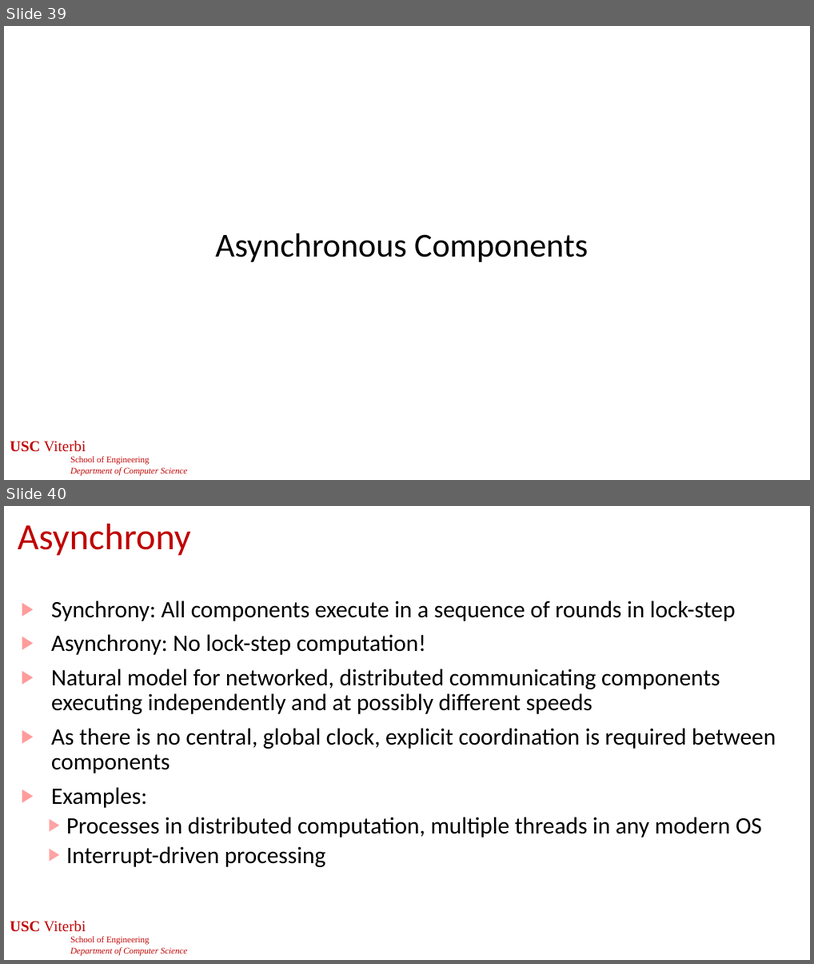
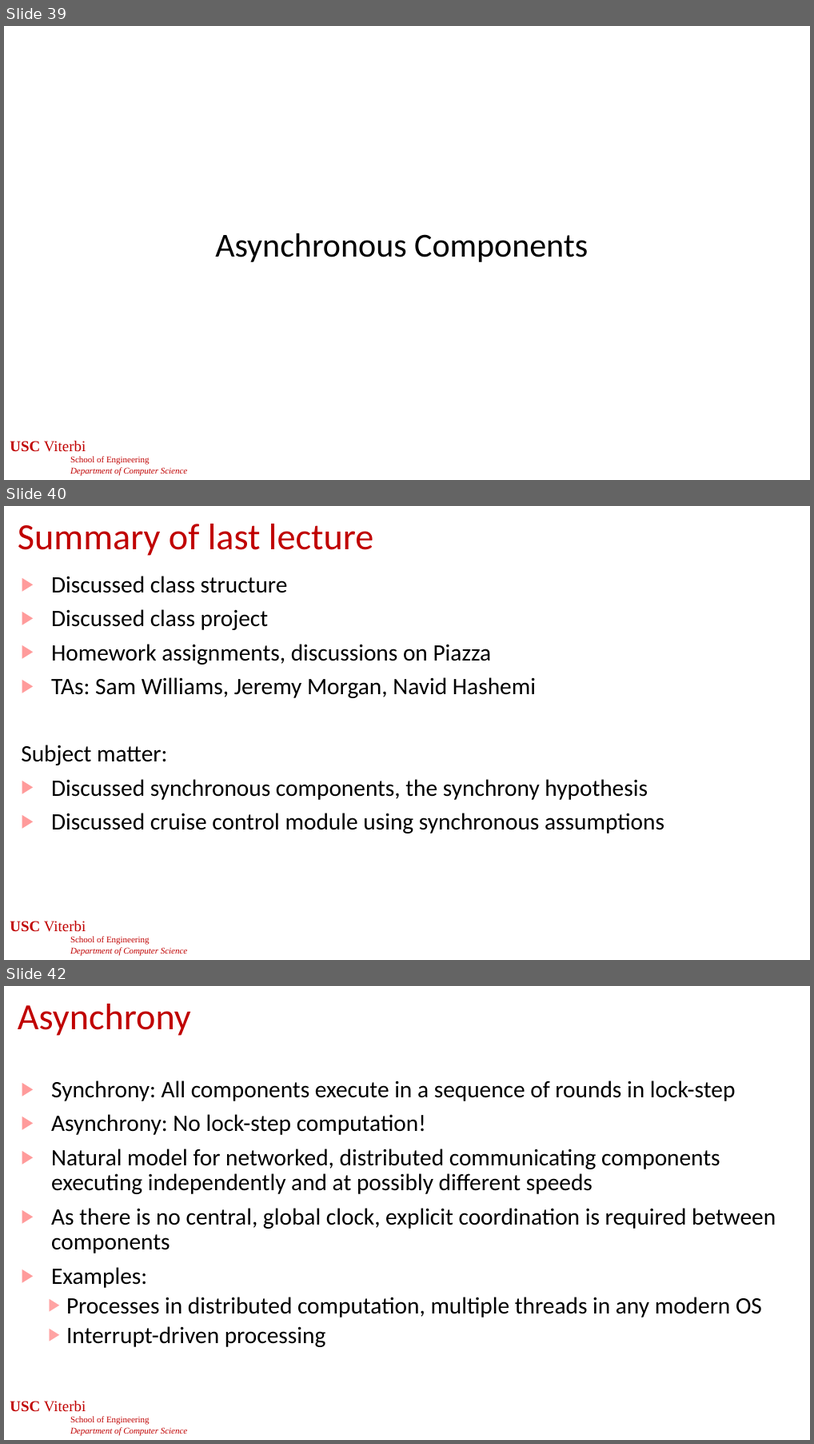
Before and after one commit to jdeshmukh/jdeshmukh.github.io, a slide deck: teaching/cs513slides/lecture1-Models.pptx. Shown one above the other, each under a label of ours: slides 39 and 40 before the commit, slides 39, 40 and 42 after it; the slides between them are not shown. The pictures are 814x964 and 814x1444 pixels, drawn with LibreOffice and Linux fonts; fonts in the diff are those of the drawing; background and template pictures are left out. Boxes give left, top, right and bottom in pixels: in the first picture for what was removed or moved away, otherwise in the second. Text is boxed around its words. In the diff, an @@ line names an element or a change of style, - is before the commit and + after.

```diff
--- a/teaching/cs513slides/lecture1-Models.pptx
+++ b/teaching/cs513slides/lecture1-Models.pptx
@@ slide 40 added at <box>4,506,810,960</box>, background #FFFFFF; not listed: 1 template element that a slide beside it also shows @@
@@ title added at <box>18,524,374,556</box>, 44 pt, text #C00000 @@
+Summary of last lecture
@@ text added at <box>21,576,665,833</box>, 28 pt, text #000000 @@
+▶ Discussed class structure
+▶ Discussed class project
+▶ Homework assignments, discussions on Piazza
+▶ TAs: Sam Williams, Jeremy Morgan, Navid Hashemi
+Subject matter:
+▶ Discussed synchronous components, the synchrony hypothesis
+▶ Discussed cruise control module using synchronous assumptions
@@ page number added at <box>317,928,498,952</box>, 24 pt, text #FFFFFF @@
+40
@@ what was slide 40 is now slide 42 @@
```
Also in this commit, not shown: 4 slides changed, 1 other slide added, 4 other files.
